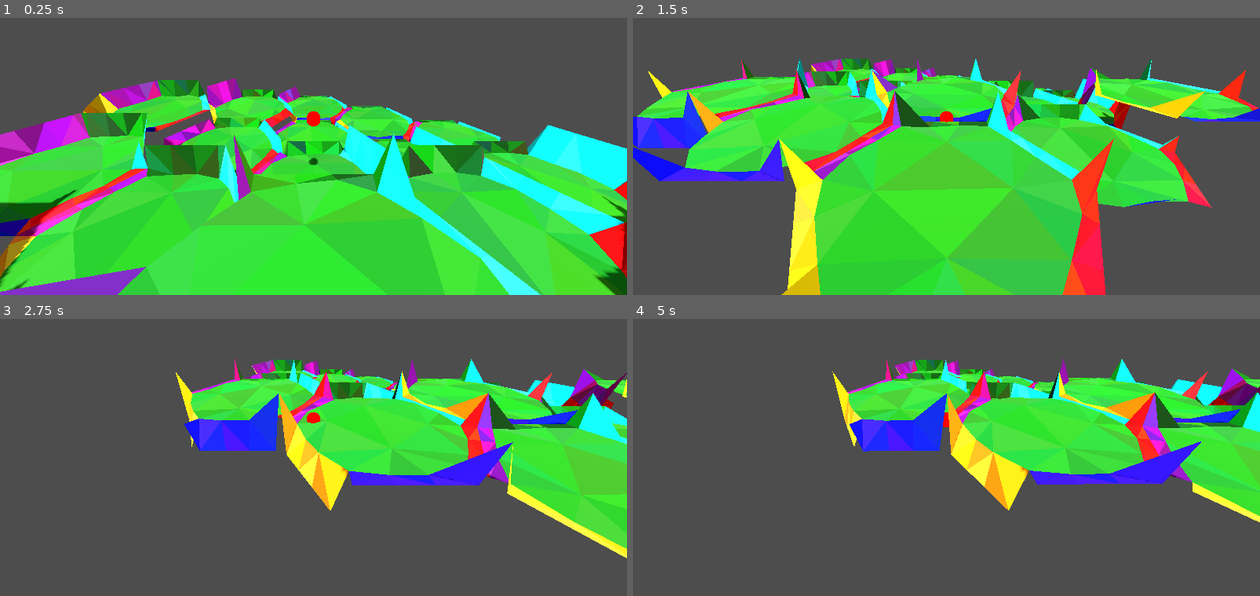
Above: before the commit, frames 1-4 (two rows, left to right).
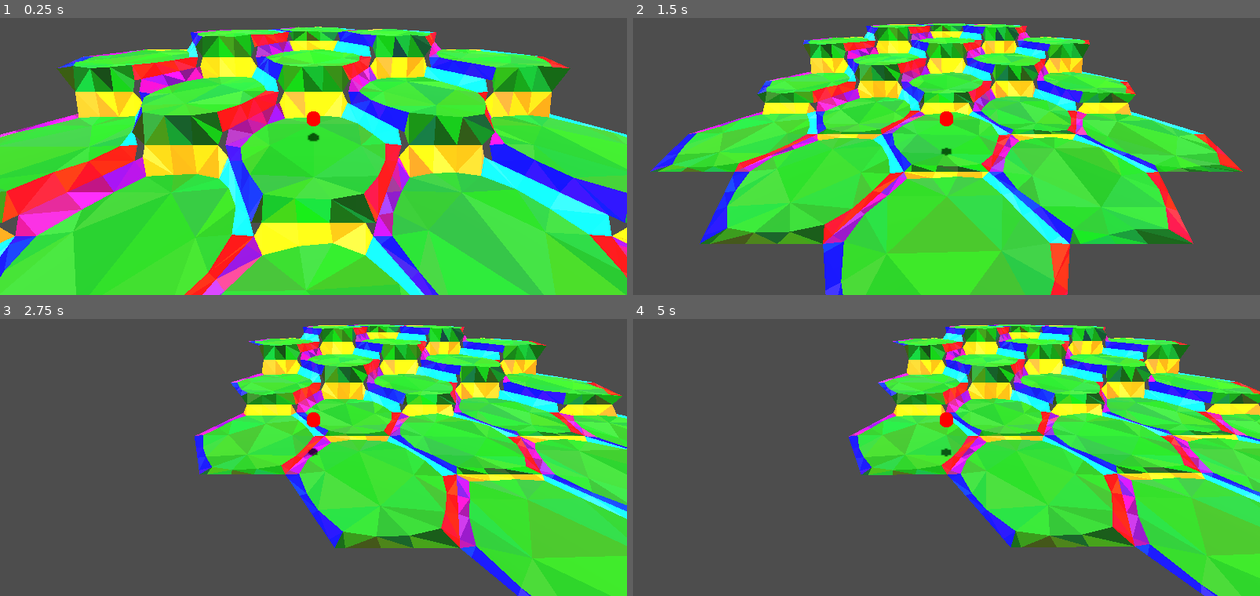
Above: after the commit, the same moments.

Repository: vincentwoelfer/hex
Game: Godot game, scene res://scenes/dev/MapGeneration.tscn
Two runs of this game, one before a commit and one after it. Both use one fixed random seed, a clock stepped at 60 frames per second and the inputs below.
Inputs (mouse positions are in pixels of both pictures, inside the frame that each line leads up to):
- Up to frame 1 (0.25 s): no input
- Up to frame 2 (1.5 s): tap Enter at 0.5 s; move the mouse to (1084, 101) at 0.52 s; hold S (move_cam_backward) 0.53-1.28 s; move the mouse to (821, 137) at 1.27 s; tap W (move_cam_forward) at 1.35 s
- Up to frame 3 (2.75 s): move the mouse to (376, 341) at 2.02 s; hold A (move_cam_left) from 2.03 s (still down)
- Up to frame 4 (5 s): move the mouse to (915, 490) at 2.77 s; release A (move_cam_left) at 2.78 s; tap D (move_cam_right) at 2.85 s; move the mouse to (1134, 471) at 3.52 s; hold Q (rotate_cam_left) 3.53-4.28 s; move the mouse to (758, 366) at 4.27 s; tap E (rotate_cam_right) at 4.35 s

The runs differ from the first frame. In frame 1, 57% of the frame differs, in the area x 0-100%, y 3-100%; in frame 2, 50%; in frame 3, 42%; in frame 4, 39%.

Commit message:
Fix coordinate system & refactor, simple map generation works mostly

Diff:
--- a/src/GenerateMap.gd
+++ b/src/GenerateMap.gd
@@ -3,48 +3,72 @@
 
 var hex_geometry := preload("res://scenes/HexGeometry.tscn")
 
+var N: int = 2
+var map: HexMap = HexMap.new()
+
 # Called when the node enters the scene tree for the first time.
 func _ready() -> void:
-	var map: HexMap = HexMap.new()
-
-	var N: int = 2
-
 	# Create Map
 	for q in range(-N, N + 1):
-		var r1: int = max(-N, -q - N);
-		var r2: int = min(N, -q + N);
+		var r1: int = max(-N, -q - N)
+		var r2: int = min(N, -q + N)
 		for r in range(r1, r2 + 1):
-			var hex := HexPos.new(q, r, -q - r)
-			map.add_hex(hex, r)
+			var s := -q - r
 
+			# var north: int = ceilf((s - r)) as int
+			# var h: int = maxi(0, north)
+			var f2: float = sqrt(3.0) / 2.0
+			var f3: float = sqrt(3.0)
+			var north: float = -(f2 * q + f3 * r)
+			var h: int = maxi(0, roundf(north+1) as int)
+
+			var hex := HexPos.new(q, r, s)
+			var x := HexPos.hexpos_to_xyz(hex).x
+			var y := HexPos.hexpos_to_xyz(hex).y
+			var hash_: int = hex.hash()
+
+			print("Adding with x/y= %5.2f / %5.2f| q=%d r=%d s=%d hash=%d \t| north= %3.1f | height= %d" % [x, y, hex.q, hex.r, hex.s, hash_, north, h])
+			map.add_hex(hex, h)
+
+	EventBus.Signal_HexConstChanged.connect(generate_geometry)
+	generate_geometry()
+
+
+func generate_geometry() -> void:
+	# Remove previous tiles
+	for n in get_children():
+		remove_child(n)
+		n.queue_free()
 
 	# Create Geometry
 	for q in range(-N, N + 1):
-		var r1: int = max(-N, -q - N);
-		var r2: int = min(N, -q + N);
+		var r1: int = max(-N, -q - N)
+		var r2: int = min(N, -q + N)
 		for r in range(r1, r2 + 1):
-			var hex := HexPos.new(q, r, -q - r)
-			create_hex(hex, map)
+			var s := -q - r
+			var hex := HexPos.new(q, r, s)
+			create_hex(hex)
 
-func create_hex(hex: HexPos, map: HexMap) -> void:
+	print("Regenerated map tiles!")
+
+func create_hex(hex: HexPos) -> void:
 	#print("Creating Hex at q=", hex.q, ", r=", hex.r, ", s=", hex.s)
-	var pos: Vector2 = HexPos.hexpos_to_pixel(hex)
+	var pos: Vector2 = HexPos.hexpos_to_xyz(hex)
 
 	# Lookup in map and get own height
-	var t := map.get_hex(hex)
-	var height: int = t.height
+	var height: int = map.get_hex(hex).height
 
 	# Get adjacent from map
 	var adjacent_hex: Array[HexGeometry.AdjacentHex] = []
 
-	for i in range(6):
-		var h := map.get_hex(HexPos.hexpos_neighbor(hex, i)).height
+	for dir in range(6):
+		var h := map.get_hex(HexPos.hexpos_neighbor(hex, dir)).height
 
 		# If neighbour does not exists set height to same as own tile
 		if h == -1:
 			h = height
 
-		adjacent_hex.append(HexGeometry.AdjacentHex.new(h, ""))
+		adjacent_hex.push_back(HexGeometry.AdjacentHex.new(h, ""))
 
 	# Instantiate & Set parameters
 	var tile: HexGeometry = hex_geometry.instantiate()
@@ -53,7 +77,7 @@
 	tile.position = Vector3(pos.x, height * HexConst.height, pos.y)
 
 	# Add to the current scene
-	add_child(tile)
+	add_child(tile, true)
 
 
 # Called every frame. 'delta' is the elapsed time since the previous frame.
--- a/src/HexDir.gd
+++ b/src/HexDir.gd
@@ -1,24 +1,24 @@
 class_name HexDir
 
-enum {
-	NW = 0,
-	N = 1,
-	NE = 2,
-	SE = 3,
-	S = 4,
-	SW = 5
-}
+# enum {
+# 	NW = 0,
+# 	N = 1,
+# 	NE = 2,
+# 	SE = 3,
+# 	S = 4,
+# 	SW = 5
+# }
 
-# Next = Right = Clockwise
-static func next(dir : int) -> int:
-	return (dir + 1) % 6
+# # Next = Right = Clockwise
+# static func next(dir : int) -> int:
+# 	return (dir + 1) % 6
 
-# Prev = Left = Counter-Clockwise
-static func prev(dir : int) -> int:
-	return (dir - 1) % 6
+# # Prev = Left = Counter-Clockwise
+# static func prev(dir : int) -> int:
+# 	return (dir - 1) % 6
 
-static func opposite(dir : int) -> int:
-	return (dir + 3) % 6
+# static func opposite(dir : int) -> int:
+# 	return (dir + 3) % 6
 
-static func values() -> Array[int]:
-	return [NW, N, NE, SE, S, SW]
+# static func values() -> Array[int]:
+# 	return [NW, N, NE, SE, S, SW]
--- a/src/HexGeometry.gd
+++ b/src/HexGeometry.gd
@@ -52,6 +52,7 @@
 		verts_center[i] += Util.randCircularOffset(HexConst.inner_radius * 0.1)
 		verts_center[i].y += clamp(randfn(0.0, h_var), -h_var, h_var)
 
+	# Adjust outer/transitional vertex heights
 	modifyOuterVertexHeights(verts_outer, adjacent_hex, height)
 
 	#########################################
@@ -79,7 +80,7 @@
 	# Only for statistics output
 	var mdt := MeshDataTool.new()
 	mdt.create_from_surface(terrainMesh.mesh as ArrayMesh, 0)
-	print("Generated HexGeometry: ", mdt.get_vertex_count(), " vertices, ", mdt.get_face_count(), " faces")
+	#print("Generated HexGeometry: ", mdt.get_vertex_count(), " vertices, ", mdt.get_face_count(), " faces")
 
 
 static func modifyOuterVertexHeights(verts_outer: Array[Vector3], adjacent: Array[AdjacentHex], own_height: int) -> void:
@@ -106,8 +107,9 @@
 
 		# Determine corner vertex index and set height
 		var index := i * (3 + HexConst.extra_verts_per_side)
-		#verts_outer[index].y = corner_height * HexConst.height
-		verts_outer[index].y = HexConst.transition_height(corner_height)
+		# use relative height here!
+		var y: float = HexConst.transition_height(corner_height - own_height)
+		verts_outer[index].y = y
 
 
 	# For each direction: Adjust height of outer vertices according do adjacent tiles.
--- a/src/HexMap.gd
+++ b/src/HexMap.gd
@@ -26,7 +26,7 @@
     var key: int = hex.hash()
 
     if not tiles.has(key):
-        print("Map has no tile at r: %d, q: %d, s:%d!" % [hex.r, hex.q, hex.s])
+        #print("Map has no tile at r: %d, q: %d, s:%d!" % [hex.r, hex.q, hex.s])
         return HexTile.new(null, -1)
 
     return tiles[key]
--- a/src/HexPos.gd
+++ b/src/HexPos.gd
@@ -5,15 +5,22 @@
 var r: int
 var s: int
 
+# +X = right = 0
+
 static var hexpos_directions: Array[HexPos] = [
-    HexPos.new(1, 0, -1), HexPos.new(1, -1, 0), HexPos.new(0, -1, 1),
-    HexPos.new(-1, 0, 1), HexPos.new(-1, 1, 0), HexPos.new(0, 1, -1)
+    HexPos.new(1, 0, -1), # 0: +X, bot-right   | r=0
+    HexPos.new(0, 1, -1), # 1: +Z, bot         | q=0
+    HexPos.new(-1, 1, 0), # 2: +X, bot-left    | s=0
+    HexPos.new(-1, 0, 1), # 3: -X, top-left    | r=0
+    HexPos.new(0, -1, 1), # 4: -Z, top         | q=0
+    HexPos.new(1, -1, 0), # 5: -X, top-right   | s=0
 ]
 
-static var hexpos_diagonals: Array[HexPos] = [
-    HexPos.new(2, -1, -1), HexPos.new(1, -2, 1), HexPos.new(-1, -1, 2),
-    HexPos.new(-2, 1, 1), HexPos.new(-1, 2, -1), HexPos.new(1, 1, -2)
-]
+# static var hexpos_diagonals: Array[HexPos] = [
+#     # TODO anpassen
+#     HexPos.new(2, -1, -1), HexPos.new(1, -2, 1), HexPos.new(-1, -1, 2),
+#     HexPos.new(-2, 1, 1), HexPos.new(-1, 2, -1), HexPos.new(1, 1, -2)
+# ]
 
 func _init(q_: int, r_: int, s_: int) -> void:
     q = q_
@@ -22,10 +29,13 @@
     if q + r + s != 0:
         push_error("q + r + s must be 0")
 
-# Based on Cantors enumeration of pairs, also see https://stackoverflow.com/a/682617/7721704
 func hash() -> int:
-    @warning_ignore("integer_division")
-    return ((q + r) * (q + r + 1) / 2) + r
+    # Based on signed Szudzik pairing but without /2 in the end
+    # https://www.vertexfragment.com/ramblings/cantor-szudzik-pairing-functions/#signed-szudzik
+    var a: int = 2 * q if q >= 0 else (-2 * q) - 1
+    var b: int = 2 * r if r >= 0 else (-2 * r) - 1
+    var result: int = (a * a) + a + b if a >= b else (b * b) + a
+    return result
 
 
 static func hexpos_direction(direction: int) -> HexPos:
@@ -33,37 +43,37 @@
     return hexpos_directions[direction % 6]
 
 
-static func hexpos_direction_diagonal(direction: int) -> HexPos:
-    assert(direction >= 0)
-    return hexpos_diagonals[direction % 6]
+# static func hexpos_direction_diagonal(direction: int) -> HexPos:
+#     assert(direction >= 0)
+    # return hexpos_diagonals[direction % 6]
 
 
 static func hexpos_add(a: HexPos, b: HexPos) -> HexPos:
     return HexPos.new(a.q + b.q, a.r + b.r, a.s + b.s)
 
 
-static func hexpos_subtract(a: HexPos, b: HexPos) -> HexPos:
-    return HexPos.new(a.q - b.q, a.r - b.r, a.s - b.s)
+# static func hexpos_subtract(a: HexPos, b: HexPos) -> HexPos:
+#     return HexPos.new(a.q - b.q, a.r - b.r, a.s - b.s)
 
 
-static func hexpos_scale(a: HexPos, k: int) -> HexPos:
-    return HexPos.new(a.q * k, a.r * k, a.s * k)
+# static func hexpos_scale(a: HexPos, k: int) -> HexPos:
+#     return HexPos.new(a.q * k, a.r * k, a.s * k)
 
 
-static func hexpos_rotate_left(a: HexPos) -> HexPos:
-    return HexPos.new(-a.s, -a.q, -a.r)
+# static func hexpos_rotate_left(a: HexPos) -> HexPos:
+#     return HexPos.new(-a.s, -a.q, -a.r)
 
 
-static func hexpos_rotate_right(a: HexPos) -> HexPos:
-    return HexPos.new(-a.r, -a.s, -a.q)
+# static func hexpos_rotate_right(a: HexPos) -> HexPos:
+#     return HexPos.new(-a.r, -a.s, -a.q)
 
 
 static func hexpos_neighbor(hex: HexPos, direction: int) -> HexPos:
     return hexpos_add(hex, hexpos_direction(direction))
 
 
-static func hexpos_diagonal_neighbor(hex: HexPos, direction: int) -> HexPos:
-    return hexpos_add(hex, hexpos_direction_diagonal(direction))
+# static func hexpos_diagonal_neighbor(hex: HexPos, direction: int) -> HexPos:
+#     return hexpos_add(hex, hexpos_direction_diagonal(direction))
 
 
 static func hexpos_length(hex: HexPos) -> int:
@@ -71,68 +81,68 @@
     return roundi((absi(hex.q) + absi(hex.r) + absi(hex.s)) / 2.0)
 
 
-static func hexpos_distance(a: HexPos, b: HexPos) -> int:
-    return hexpos_length(hexpos_subtract(a, b))
+# static func hexpos_distance(a: HexPos, b: HexPos) -> int:
+#     return hexpos_length(hexpos_subtract(a, b))
 
 
-static func hexpos_round(h: HexPosFrac) -> HexPos:
-    var qi: int = roundi(h.q)
-    var ri: int = roundi(h.r)
-    var si: int = roundi(h.s)
-    var q_diff: float = abs(qi - h.q)
-    var r_diff: float = abs(ri - h.r)
-    var s_diff: float = abs(si - h.s)
-    if q_diff > r_diff and q_diff > s_diff:
-        qi = -ri - si
-    elif r_diff > s_diff:
-        ri = -qi - si
-    else:
-        si = -qi - ri
-    return HexPos.new(qi, ri, si)
+# static func hexpos_round(h: HexPosFrac) -> HexPos:
+#     var qi: int = roundi(h.q)
+#     var ri: int = roundi(h.r)
+#     var si: int = roundi(h.s)
+#     var q_diff: float = abs(qi - h.q)
+#     var r_diff: float = abs(ri - h.r)
+#     var s_diff: float = abs(si - h.s)
+#     if q_diff > r_diff and q_diff > s_diff:
+#         qi = -ri - si
+#     elif r_diff > s_diff:
+#         ri = -qi - si
+#     else:
+#         si = -qi - ri
+#     return HexPos.new(qi, ri, si)
 
 
-static func hexpos_lerp(a: HexPosFrac, b: HexPosFrac, t: float) -> HexPosFrac:
-    return HexPosFrac.new(a.q * (1.0 - t) + b.q * t, a.r * (1.0 - t) + b.r * t, a.s * (1.0 - t) + b.s * t)
+# static func hexpos_lerp(a: HexPosFrac, b: HexPosFrac, t: float) -> HexPosFrac:
+#     return HexPosFrac.new(a.q * (1.0 - t) + b.q * t, a.r * (1.0 - t) + b.r * t, a.s * (1.0 - t) + b.s * t)
 
 
-static func hexpos_linedraw(a: HexPos, b: HexPos) -> Array[HexPos]:
-    var N: int = hexpos_distance(a, b)
-    const eps := 0.000001
-    var a_nudge: HexPosFrac = HexPosFrac.new(a.q + eps, a.r + eps, a.s - 2.0 * eps)
-    var b_nudge: HexPosFrac = HexPosFrac.new(b.q + eps, b.r + eps, b.s - 2.0 * eps)
-    var results: Array[HexPos] = []
-    var step: float = 1.0 / max(N, 1)
-    for i in range(N + 1):
-        results.append(hexpos_round(hexpos_lerp(a_nudge, b_nudge, step * i)))
-    return results
+# static func hexpos_linedraw(a: HexPos, b: HexPos) -> Array[HexPos]:
+#     var N: int = hexpos_distance(a, b)
+#     const eps := 0.000001
+#     var a_nudge: HexPosFrac = HexPosFrac.new(a.q + eps, a.r + eps, a.s - 2.0 * eps)
+#     var b_nudge: HexPosFrac = HexPosFrac.new(b.q + eps, b.r + eps, b.s - 2.0 * eps)
+#     var results: Array[HexPos] = []
+#     var step: float = 1.0 / max(N, 1)
+#     for i in range(N + 1):
+#         results.append(hexpos_round(hexpos_lerp(a_nudge, b_nudge, step * i)))
+#     return results
 
 
-static func hexpos_to_pixel(h: HexPos) -> Vector2:
+static func hexpos_to_xyz(h: HexPos) -> Vector2:
     var size: Vector2 = Vector2(HexConst.outer_radius, HexConst.outer_radius)
     var origin: Vector2 = Vector2(0, 0)
 
     var f0: float = 3.0 / 2.0
-    var f1: float = 0.0
+    #var f1: float = 0.0
     var f2: float = sqrt(3.0) / 2.0
     var f3: float = sqrt(3.0)
 
-    var x: float = (f0 * h.q + f1 * h.r) * size.x
+    var x: float = (f0 * h.q) * size.x
     var y: float = (f2 * h.q + f3 * h.r) * size.y
 
     return Vector2(x + origin.x, y + origin.y)
 
 
-static func pixel_to_hexpos(p: Vector2) -> HexPosFrac:
-    var size: Vector2 = Vector2(HexConst.outer_radius, HexConst.outer_radius)
-    var origin: Vector2 = Vector2(0, 0)
+# static func pixel_to_hexpos(p: Vector2) -> HexPosFrac:
+#     var size: Vector2 = Vector2(HexConst.outer_radius, HexConst.outer_radius)
+#     var origin: Vector2 = Vector2(0, 0)
 
-    var b0: float = 2.0 / 3.0
-    var b1: float = 0.0
-    var b2: float = -1.0 / 3.0
-    var b3: float = sqrt(3.0) / 3.0
+#     var b0: float = 2.0 / 3.0
+#     var b1: float = 0.0
+#     var b2: float = -1.0 / 3.0
+#     var b3: float = sqrt(3.0) / 3.0
 
-    var pt: Vector2 = Vector2((p.x - origin.x) / size.x, (p.y - origin.y) / size.y)
-    var q_: float = b0 * pt.x + b1 * pt.y
-    var r_: float = b2 * pt.x + b3 * pt.y
+#     var pt: Vector2 = Vector2((p.x - origin.x) / size.x, (p.y - origin.y) / size.y)
+#     var q_: float = b0 * pt.x + b1 * pt.y
+#     var r_: float = b2 * pt.x + b3 * pt.y
 
-    return HexPosFrac.new(q_, r_, -q_ - r_)
+#     return HexPosFrac.new(q_, r_, -q_ - r_)
--- a/src/Util.gd
+++ b/src/Util.gd
@@ -12,12 +12,13 @@
 
 
 static func getDistincHexColor(i: int) -> Color:
+	# -> R-G-B - Magenta-
 	assert(i >= 0 and i <= 5)
 	if i == 0: return Color.RED
-	if i == 1: return Color.MEDIUM_BLUE
-	if i == 2: return Color.ORANGE
+	if i == 1: return Color.DARK_GREEN
+	if i == 2: return Color.MEDIUM_BLUE
 	if i == 3: return Color.DARK_MAGENTA
-	if i == 4: return Color.DARK_GREEN
+	if i == 4: return Color.ORANGE
 	if i == 5: return Color.AQUA
 	return Color.BLACK
 
